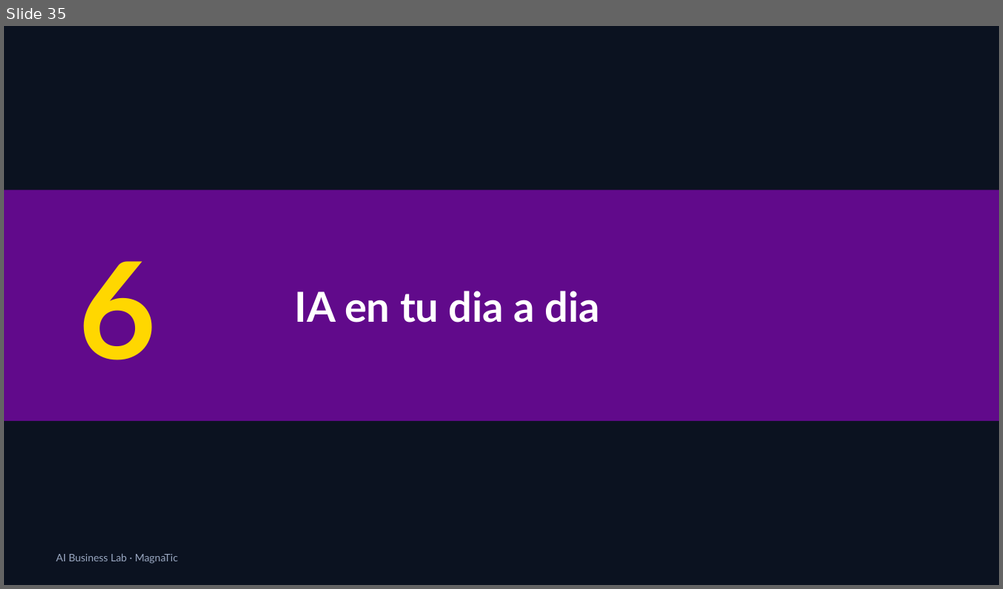
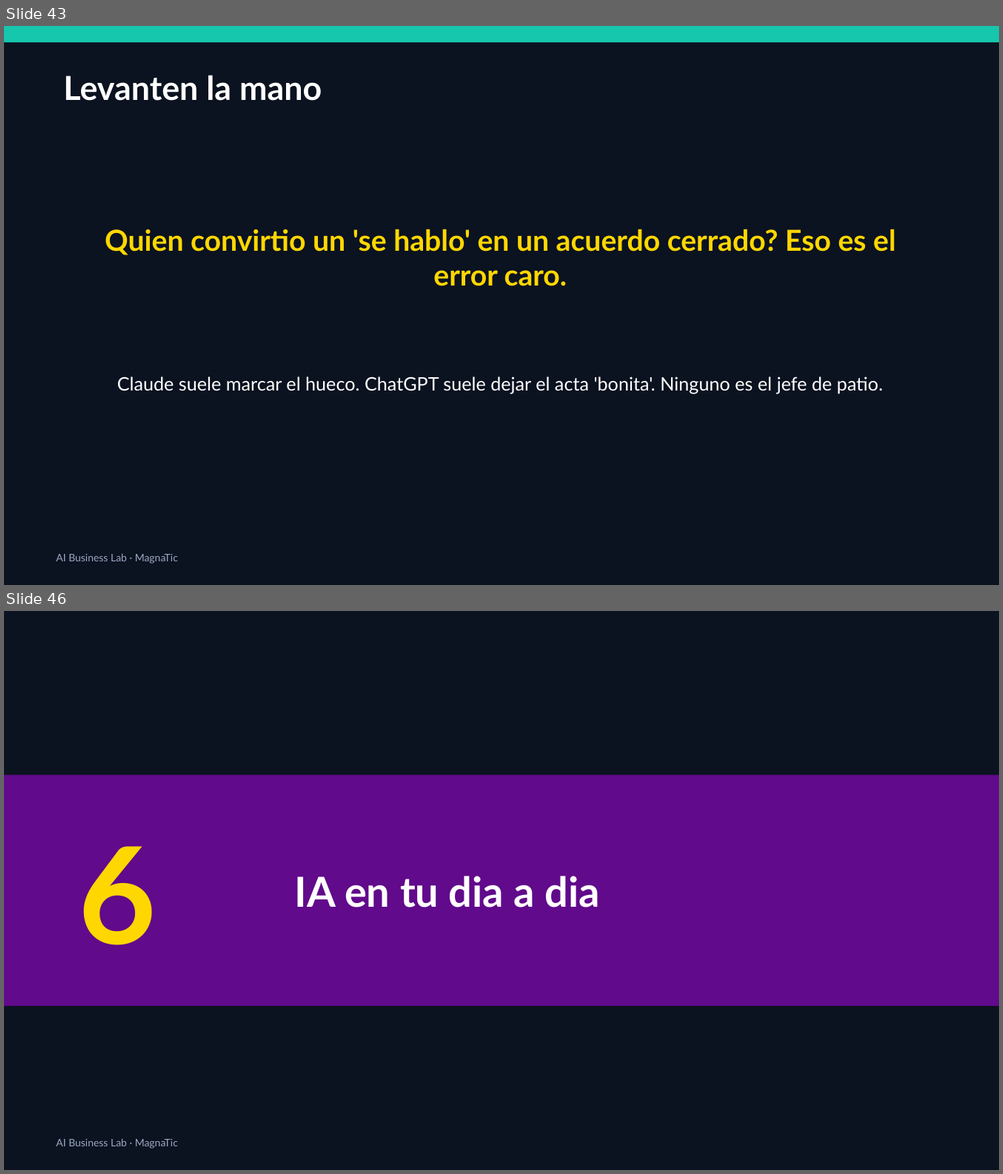
Before and after one commit to xander0408/CURSOS, a slide deck: AI-Business-Lab-Presentacion.pptx. Shown one above the other, each under a label of ours: slide 35 before the commit, slides 43 and 46 after it; the slides between them are not shown. The pictures are 1003x589 and 1003x1174 pixels, drawn with LibreOffice and Linux fonts; fonts in the diff are those of the drawing. Boxes give left, top, right and bottom in pixels: in the first picture for what was removed or moved away, otherwise in the second. Text is boxed around its words. In the diff, an @@ line names an element or a change of style, - is before the commit and + after.

```diff
--- a/AI-Business-Lab-Presentacion.pptx
+++ b/AI-Business-Lab-Presentacion.pptx
@@ slide 43 added at (4, 26, 999, 585), background #0B1220 @@
@@ rectangle added at (4, 26, 999, 42), fill #16C6AD @@
@@ text added at (63, 75, 321, 101), 32 pt, text #FFFFFF, bold @@
+Levanten la mano
@@ text added at (105, 230, 896, 286), 28 pt, text #FFD700, bold @@
+Quien convirtio un 'se hablo' en un acuerdo cerrado? Eso es el error caro.
@@ text added at (117, 377, 882, 395), 18 pt, text #FFFFFF @@
+Claude suele marcar el hueco. ChatGPT suele dejar el acta 'bonita'. Ninguno es el jefe de patio.
@@ text added at (56, 554, 178, 564), 10 pt, text #9AA8C2 @@
+AI Business Lab · MagnaTic
@@ what was slide 35 is now slide 46 @@
```
Also in this commit, not shown: 3 slides changed, 13 other slides added, 13 other files.
